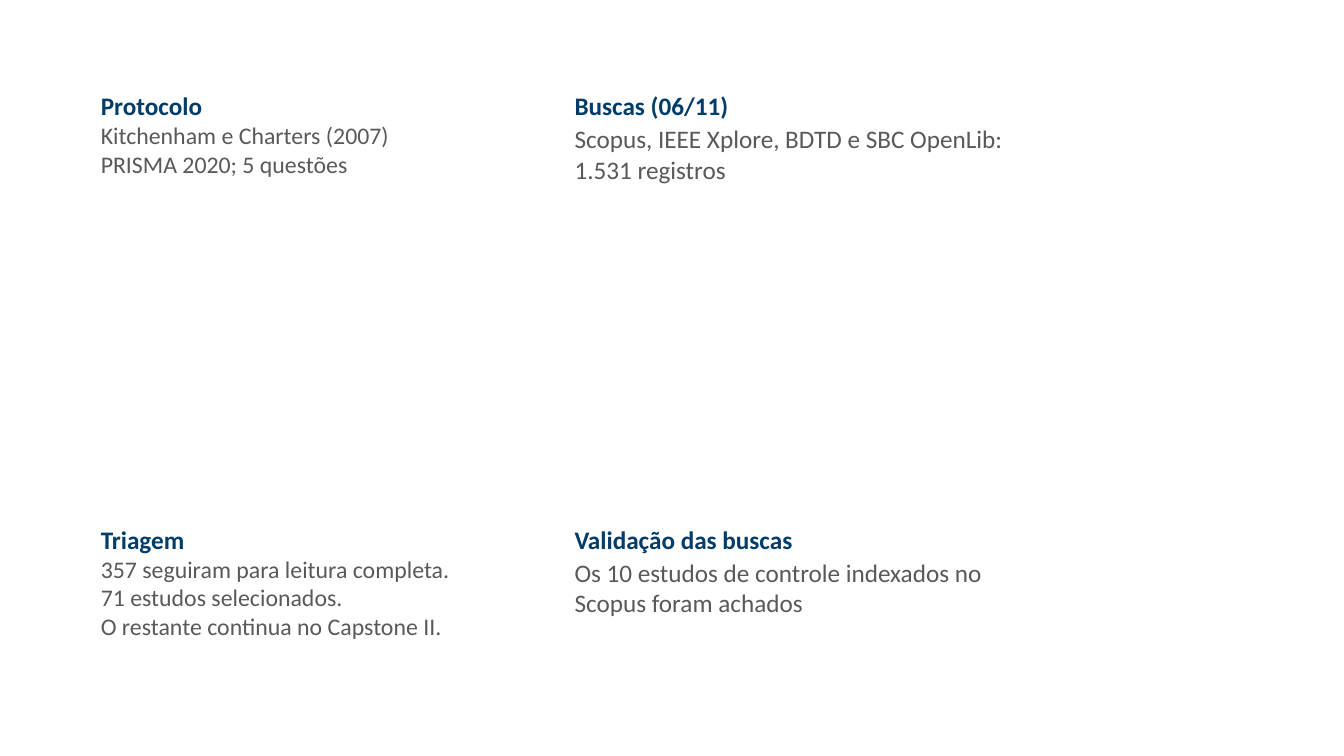
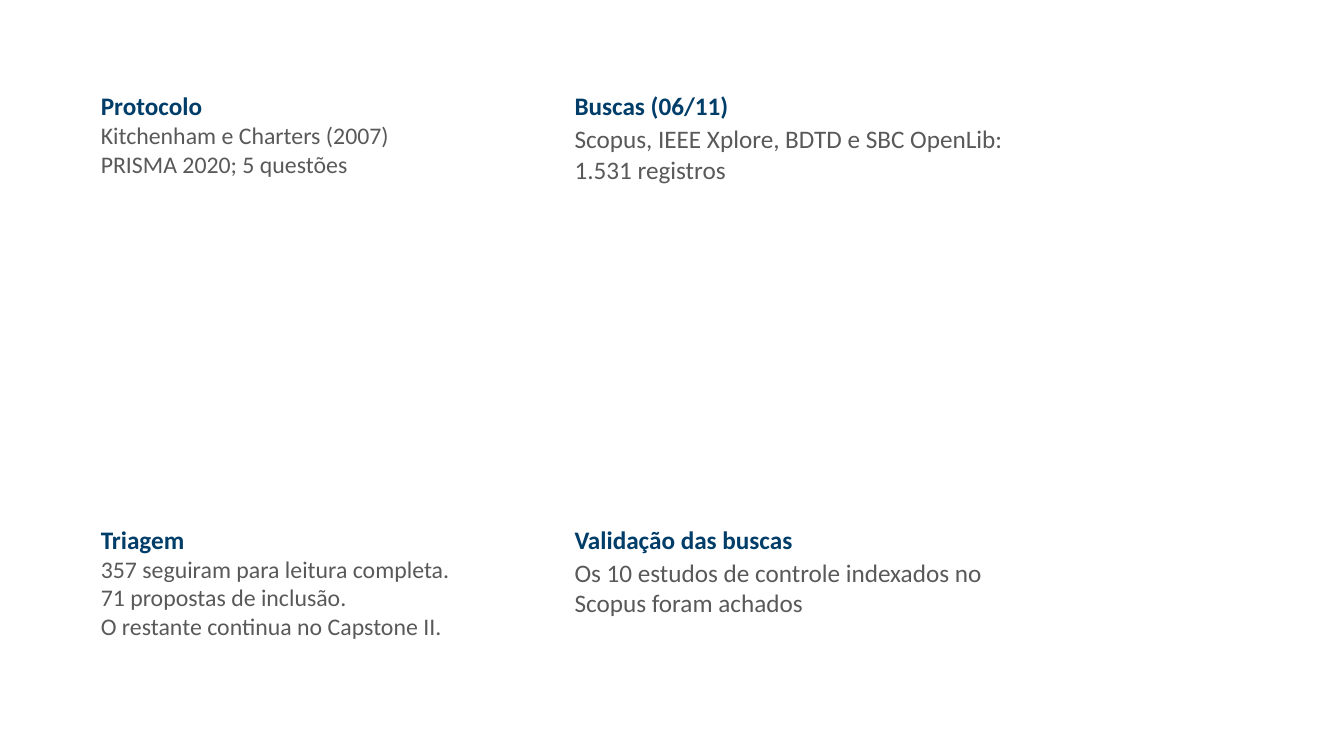
Before and after one commit to ClaudioAMF1/TCC, a slide deck: slide 12 of tcc/apresentacao/simulacao-defesa-rascunho.pptx. Drawn at 1344x756 pixels with LibreOffice and Linux fonts; fonts in the diff are those of the drawing; background and template pictures are left out. Boxes give left, top, right and bottom in pixels: in the first picture for what was removed or moved away, otherwise in the second. Text is boxed around its words. In the diff, an @@ line names an element or a change of style, - is before the commit and + after.

```diff
--- a/tcc/apresentacao/simulacao-defesa-rascunho.pptx
+++ b/tcc/apresentacao/simulacao-defesa-rascunho.pptx
@@ text at [101, 561, 449, 639]: text changed @@
-357 seguiram para leitura completa.
-71 estudos selecionados.
-O restante continua no Capstone II.
+357 seguiram para leitura completa.
+71 propostas de inclusão.
+O restante continua no Capstone II.
```
Also in this commit, not shown: 6 other files.
